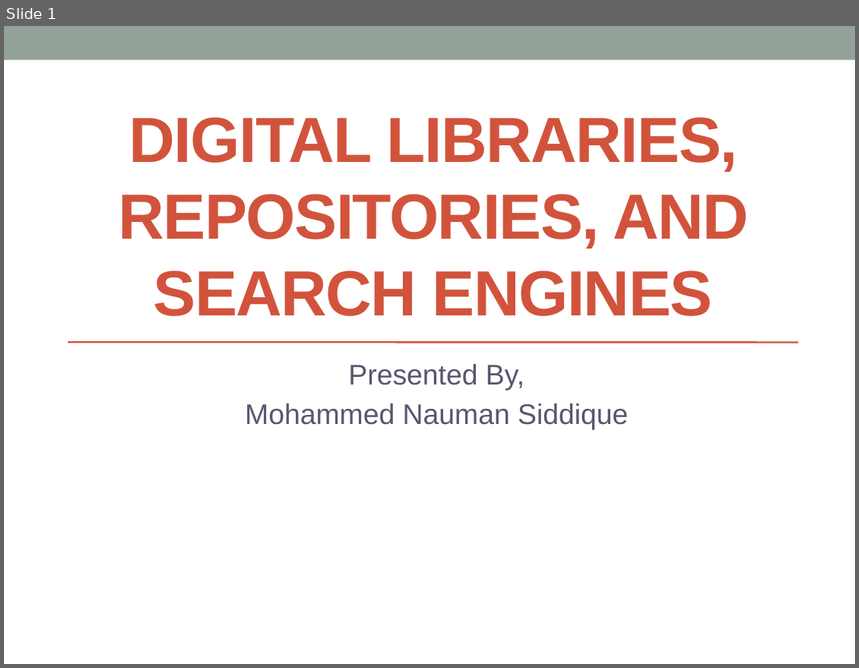
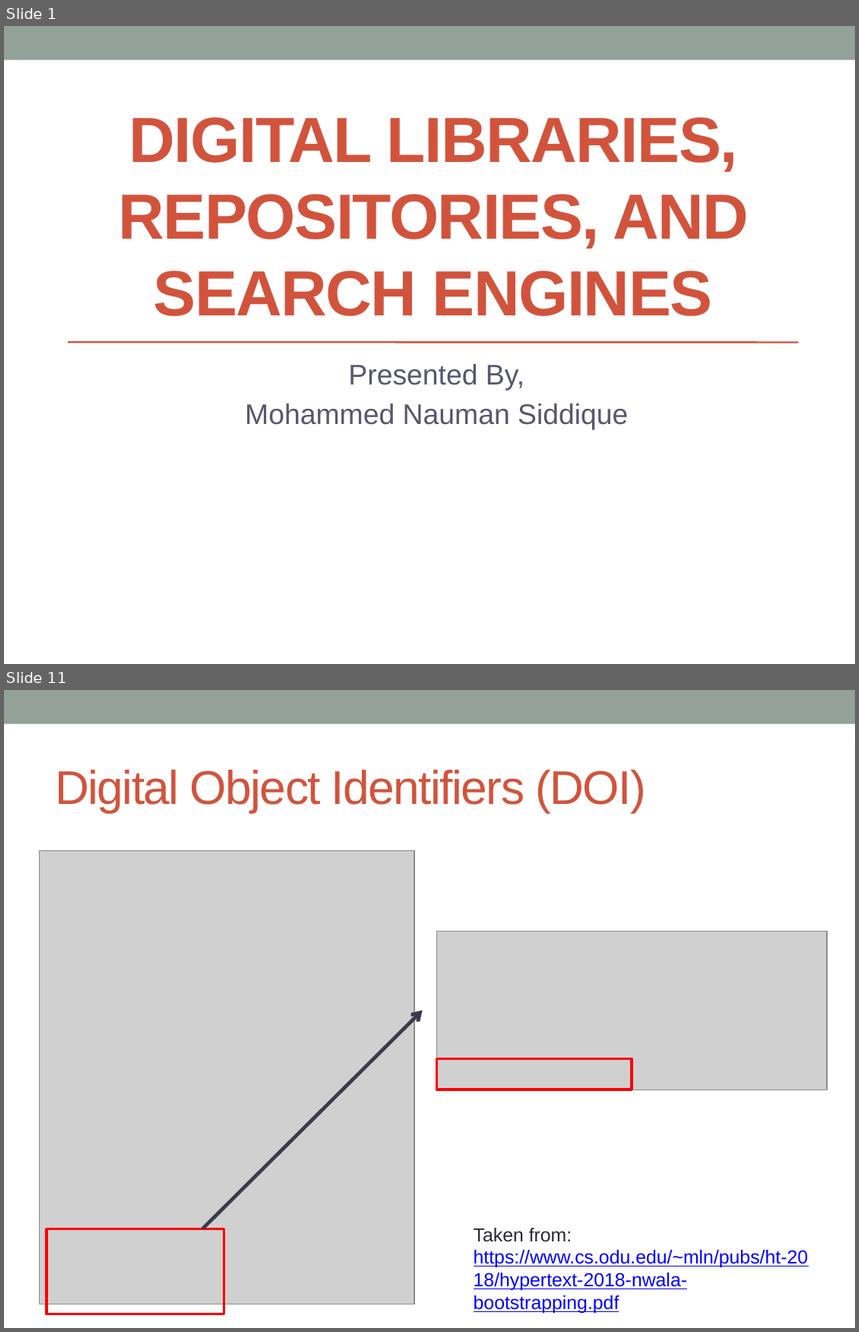
Before and after one commit to naumansiddiqui4/Mining-Scholarly-Big-Data, a slide deck: Digital libraries, repositories, and search engines.pptx. Shown one above the other, each under a label of ours: slide 1 before the commit, slides 1 and 11 after it; the slides between them are not shown. The pictures are 859x668 and 859x1332 pixels, drawn with LibreOffice and Linux fonts; fonts in the diff are those of the drawing; grey boxes stand for pictures. Boxes give left, top, right and bottom in pixels: in the first picture for what was removed or moved away, otherwise in the second. Text is boxed around its words. In the diff, an @@ line names an element or a change of style, - is before the commit and + after.

```diff
--- a/Digital libraries, repositories, and search engines.pptx
+++ b/Digital libraries, repositories, and search engines.pptx
@@ slide 11 added at [4,690,855,1328], background #FFFFFF; not listed: 1 template element that a slide beside it also shows @@
@@ title added at [55,770,646,813], 40 pt, text #D2533C @@
+Digital Object Identifiers (DOI)
@@ picture added at [40,851,415,1305] @@
@@ picture added at [436,931,827,1089] @@
@@ arrow added from (202, 1229) to (423, 1011), #3B3B4B 3 pt @@
@@ rectangle added at [436,1059,631,1089], outline #FF0000 2.08 pt @@
@@ rectangle added at [47,1229,224,1314], outline #FF0000 2.08 pt @@
@@ text added at [474,1228,808,1313], 16 pt, text #0000FF, underline @@
+Taken from: https://www.cs.odu.edu/~mln/pubs/ht-2018/hypertext-2018-nwala-bootstrapping.pdf
```
Also in this commit, not shown: 3 slides changed, 22 other slides added, 2 slides removed.
